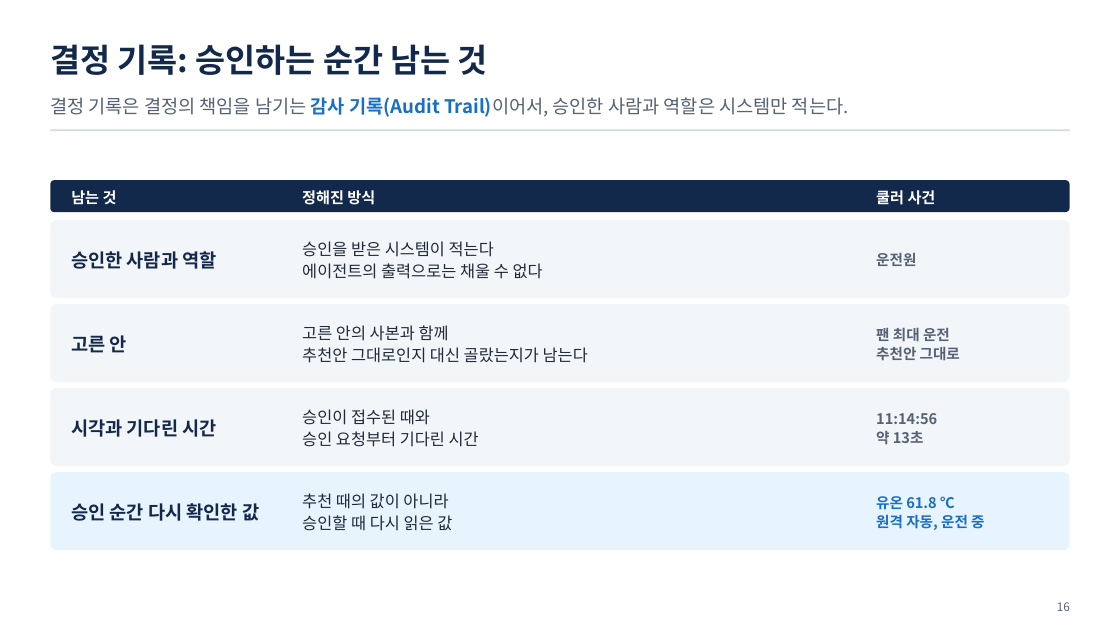
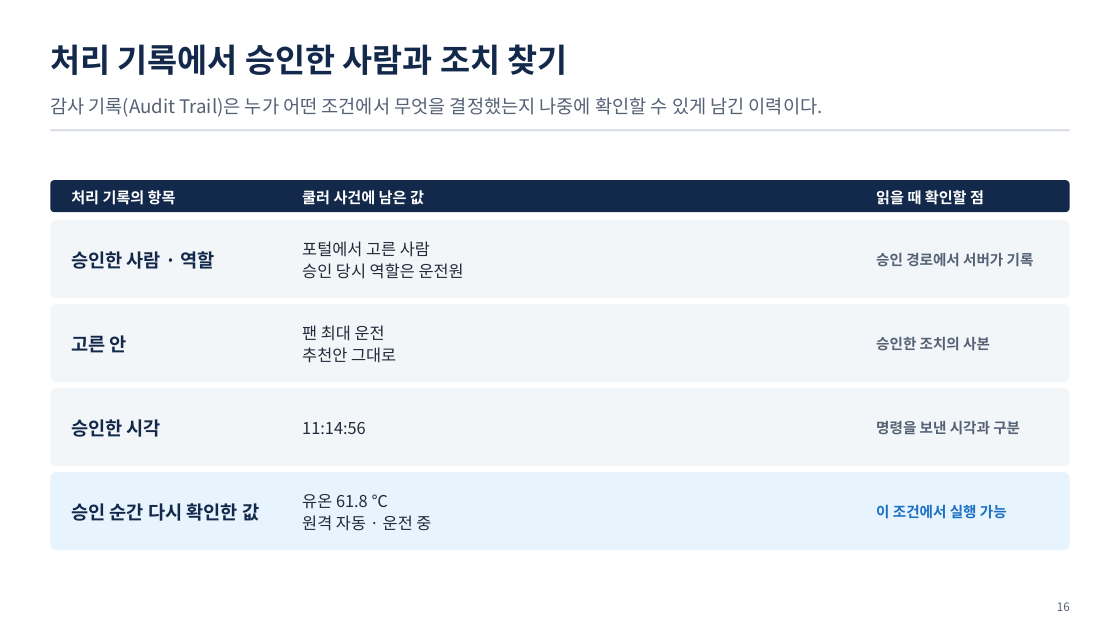
Before and after one commit to uengine-oss/hyd-iot-edu, a slide deck: slide 16 of workspace/강의제작/산출물/통합반/이론/07회차/통합반_07일차.pptx. Drawn at 1120x630 pixels with LibreOffice and Linux fonts; fonts in the diff are those of the drawing. Boxes give left, top, right and bottom in pixels: in the first picture for what was removed or moved away, otherwise in the second. Text is boxed around its words. In the diff, an @@ line names an element or a change of style, - is before the commit and + after.

Commit message:
통합반 7회차 14~19장의 권한·결정 기록·조건 재검사와 71행 본문 953초를 검증

```diff
--- a/workspace/강의제작/산출물/통합반/이론/07회차/통합반_07일차.pptx
+++ b/workspace/강의제작/산출물/통합반/이론/07회차/통합반_07일차.pptx
@@ text at [50,44,567,75]: text changed @@
-결정 기록: 승인하는 순간 남는 것
+처리 기록에서 승인한 사람과 조치 찾기
@@ text at [50,97,823,117]: text changed @@
-결정 기록은 결정의 책임을 남기는 감사 기록(Audit Trail)이어서, 승인한 사람과 역할은 시스템만 적는다.
+감사 기록(Audit Trail)은 누가 어떤 조건에서 무엇을 결정했는지 나중에 확인할 수 있게 남긴 이력이다.
@@ text at [71,190,176,205]: text changed @@
-남는 것
+처리 기록의 항목
@@ text at [302,190,424,205]: text changed @@
-정해진 방식
+쿨러 사건에 남은 값
@@ text at [876,190,984,205]: text changed @@
-쿨러 사건
+읽을 때 확인할 점
@@ text at [71,251,215,269]: text changed @@
-승인한 사람과 역할
+승인한 사람 · 역할
@@ text at [302,241,464,279]: text changed @@
-승인을 받은 시스템이 적는다
-에이전트의 출력으로는 채울 수 없다
+포털에서 고른 사람
+승인 당시 역할은 운전원
@@ text at [876,253,1034,267]: text changed @@
-운전원
+승인 경로에서 서버가 기록
@@ text at [302,325,396,363]: text changed @@
-고른 안의 사본과 함께
-추천안 그대로인지 대신 골랐는지가 남는다
+팬 최대 운전
+추천안 그대로
@@ text at [876,337,990,351]: text changed @@
-팬 최대 운전
-추천안 그대로
+승인한 조치의 사본
@@ text at [71,419,161,437]: text changed @@
-시각과 기다린 시간
+승인한 시각
@@ text at [302,422,366,434]: text changed @@
-승인이 접수된 때와
-승인 요청부터 기다린 시간
+11:14:56
@@ text at [876,421,1020,435]: text changed @@
-11:14:56
-약 13초
+명령을 보낸 시각과 구분
@@ text at [302,494,431,531]: text changed @@
-추천 때의 값이 아니라
-승인할 때 다시 읽은 값
+유온 61.8 ℃
+원격 자동 · 운전 중
@@ text at [876,504,1007,519]: text changed @@
-유온 61.8 ℃
-원격 자동, 운전 중
+이 조건에서 실행 가능
```
Also in this commit, not shown: 4 other slides changed, 1 slide added, 1 slide removed, 24 other files.
